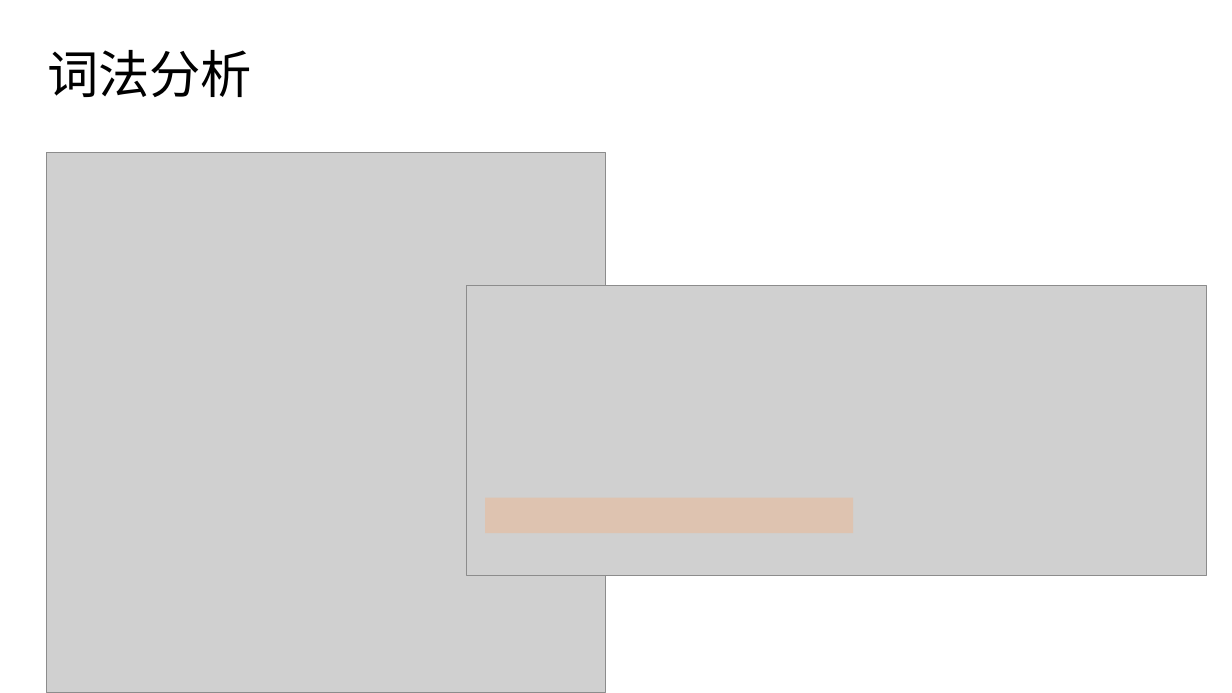
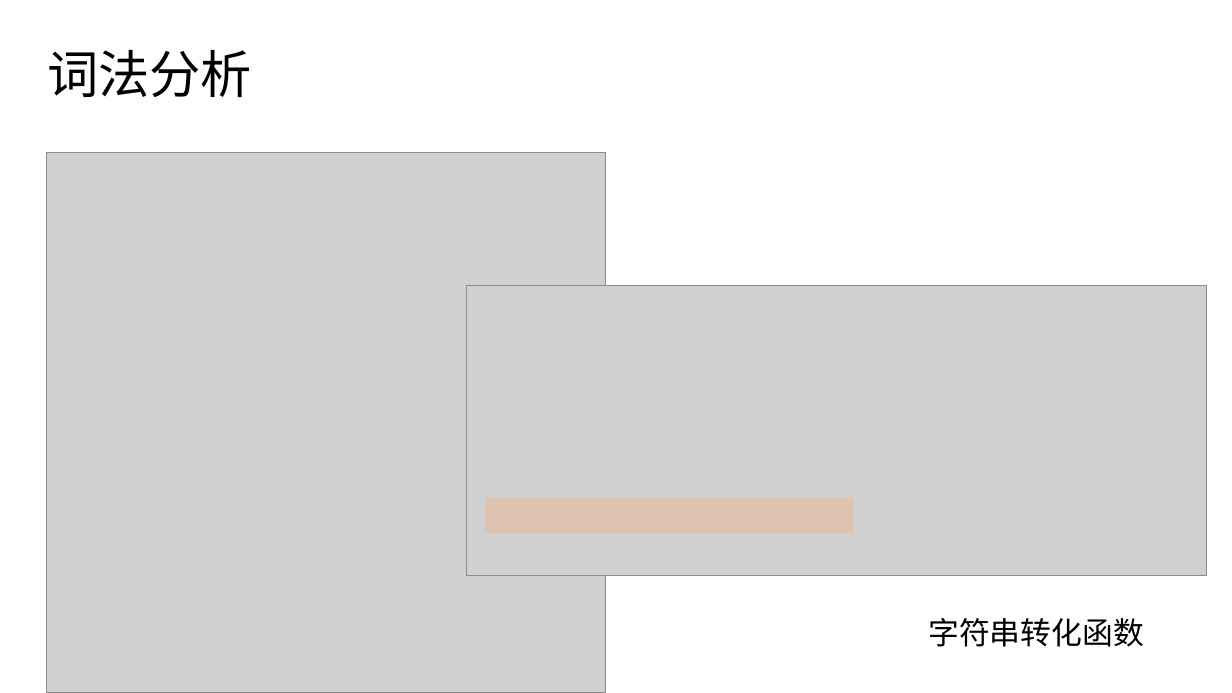
Before and after one commit to bupt-juniorTeam/OpenArkCompiler, a slide deck: slide 8 of 方舟编译器源码分析初稿.pptx. Drawn at 1232x693 pixels with LibreOffice and Linux fonts; fonts in the diff are those of the drawing; grey boxes stand for pictures. Boxes give left, top, right and bottom in pixels: in the first picture for what was removed or moved away, otherwise in the second. Text is boxed around its words. In the diff, an @@ line names an element or a change of style, - is before the commit and + after.

```diff
--- a/方舟编译器源码分析初稿.pptx
+++ b/方舟编译器源码分析初稿.pptx
@@ text added at bbox=[928, 618, 1144, 647], 24 pt, text #000000 @@
+字符串转化函数
```
Also in this commit, not shown: 3 other slides changed, 1 slide removed.
